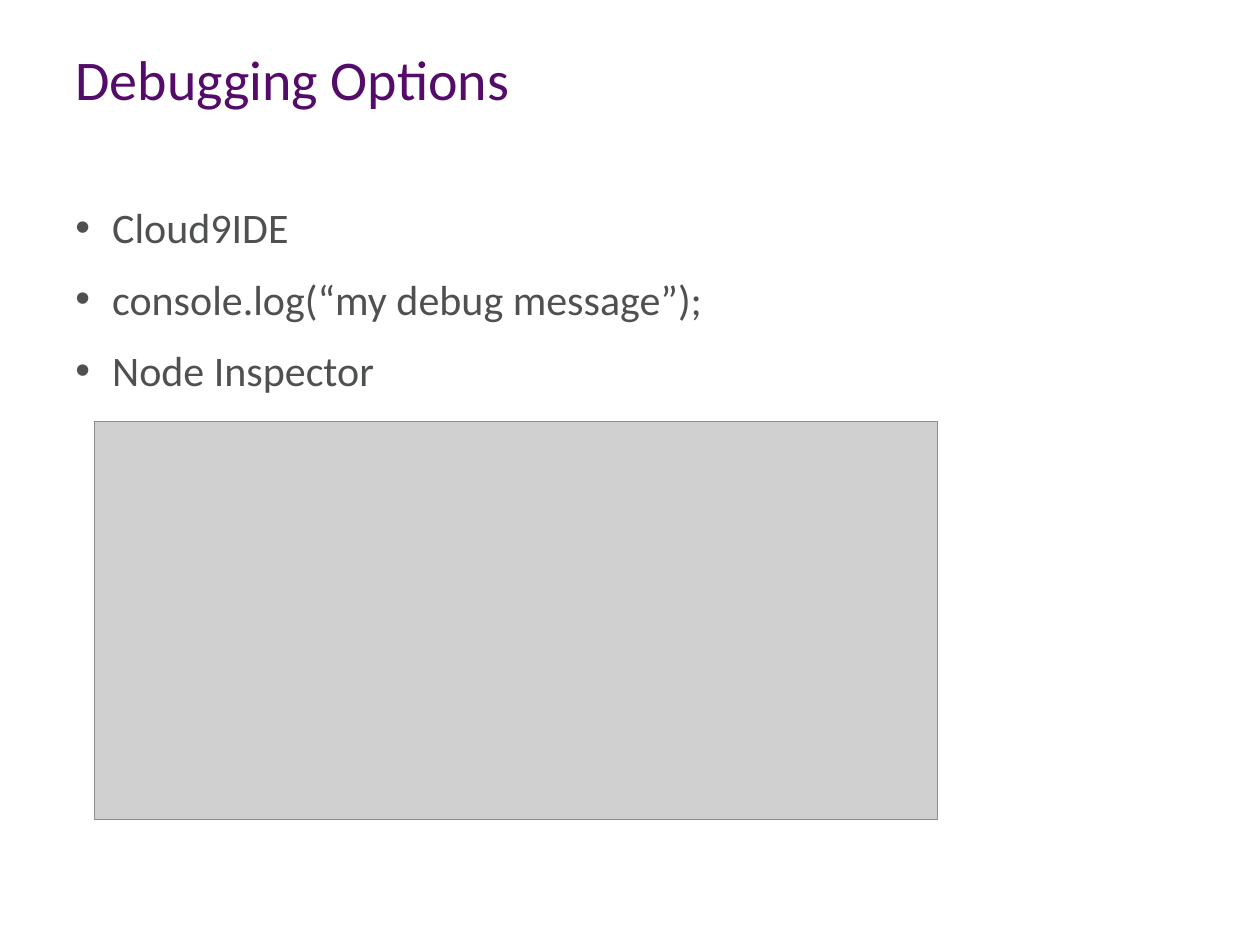
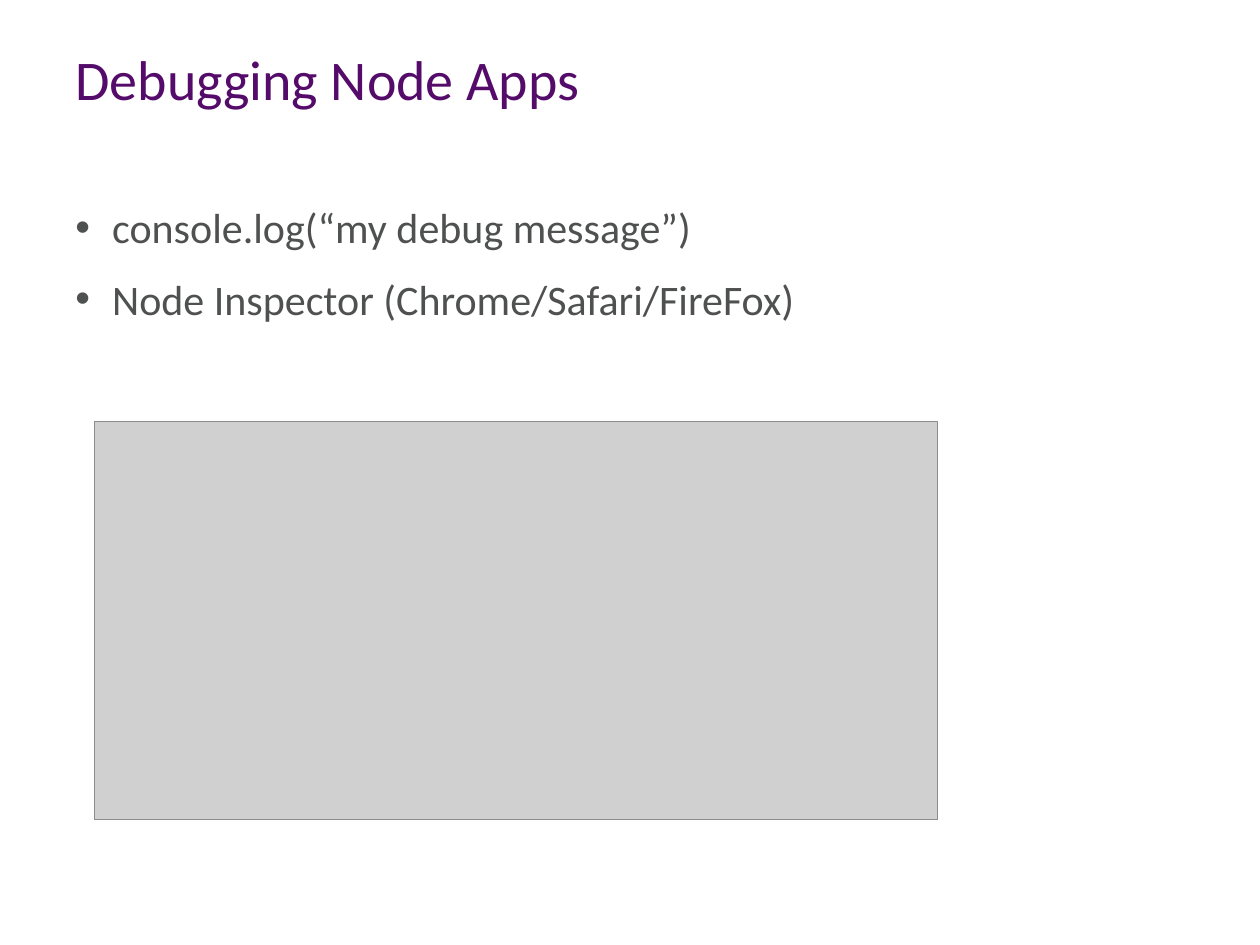
Before and after one commit to aidancasey/AzureNodeChatClient, a slide deck: slide 12 of presentation/Building Node.js Applications on Windows Azure.pptx (slide 13 before the commit). Drawn at 1260x945 pixels with LibreOffice and Linux fonts; fonts in the diff are those of the drawing; grey boxes stand for pictures; background and template pictures are left out. Boxes give left, top, right and bottom in pixels: in the first picture for what was removed or moved away, otherwise in the second. Text is boxed around its words. In the diff, an @@ line names an element or a change of style, - is before the commit and + after.

```diff
--- a/presentation/Building Node.js Applications on Windows Azure.pptx
+++ b/presentation/Building Node.js Applications on Windows Azure.pptx
@@ title at (75, 61, 579, 110): text changed @@
-Debugging Options
+Debugging Node Apps
@@ text at (112, 212, 794, 322): text changed @@
-• Cloud9IDE
-• console.log(“my debug message”);
-• Node Inspector
+• console.log(“my debug message”)
+• Node Inspector (Chrome/Safari/FireFox)
```
Also in this commit, not shown: 4 other slides changed, 1 slide added.
